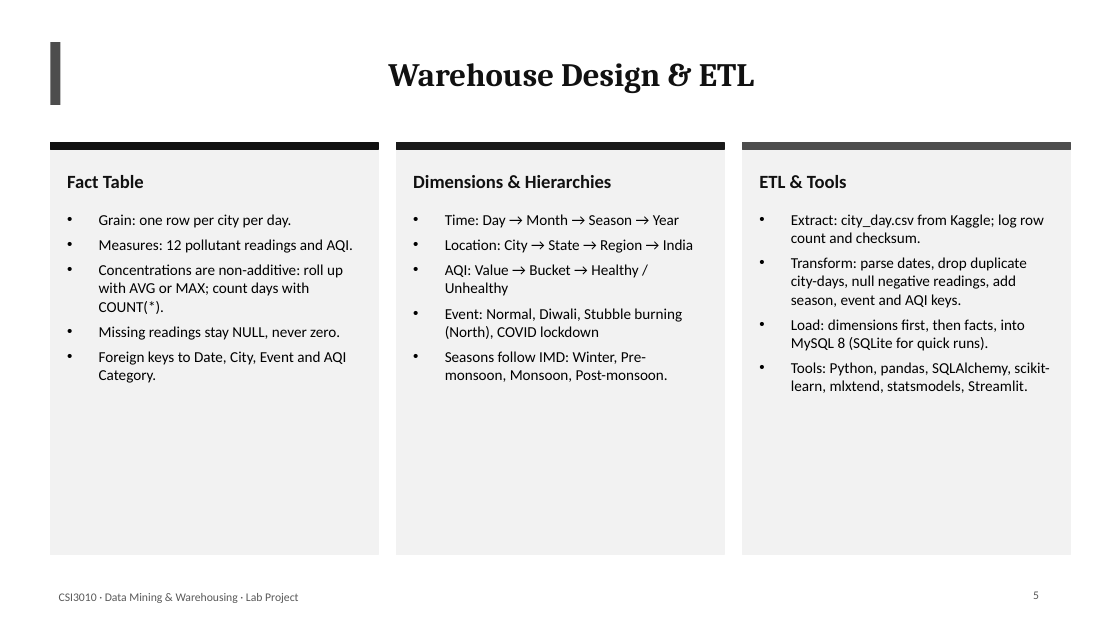
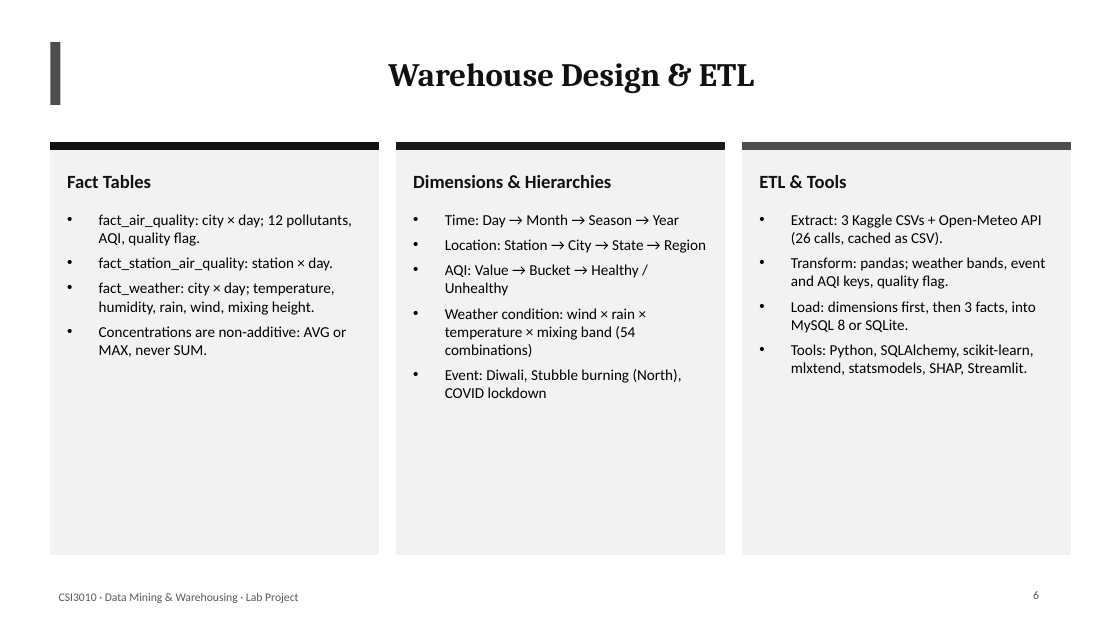
Before and after one commit to StutiArya2/breathing-cities-dwdm, a slide deck: slide 6 of docs/Breathing_Cities_DWDM.pptx (slide 5 before the commit). Drawn at 1120x630 pixels with LibreOffice and Linux fonts; fonts in the diff are those of the drawing. Boxes give left, top, right and bottom in pixels: in the first picture for what was removed or moved away, otherwise in the second. Text is boxed around its words. In the diff, an @@ line names an element or a change of style, - is before the commit and + after.

Commit message:
Real-data pipeline: weather source, fact constellation, experiments
- Add Open-Meteo weather as a second source (fact_weather, dim_weather_condition)
  and station-level drill-down (fact_station_air_quality, dim_station)
- Flag Ahmedabad's faulty CO sensor; cap AQI at 500
- New OLAP queries: station drill-down, weather dice, drill-across
- Classification vs persistence baseline with SHAP; context and co-pollution rules;
  weather-adjusted forecasting; lockdown and Diwali counterfactuals with placebo
- 10-tab dashboard, run_all.py, rewritten README and 20-slide deck with results

```diff
--- a/docs/Breathing_Cities_DWDM.pptx
+++ b/docs/Breathing_Cities_DWDM.pptx
@@ text at <box>67,175,151,188</box>: text changed @@
-Fact Table
+Fact Tables
@@ text at <box>99,214,352,357</box>: text changed @@
-• Grain: one row per city per day.
-• Measures: 12 pollutant readings and AQI.
-• Concentrations are non-additive: roll up with AVG or MAX; count days with COUNT(*).
-• Missing readings stay NULL, never zero.
-• Foreign keys to Date, City, Event and AQI Category.
+• fact_air_quality: city × day; 12 pollutants, AQI, quality flag.
+• fact_station_air_quality: station × day.
+• fact_weather: city × day; temperature, humidity, rain, wind, mixing height.
+• Concentrations are non-additive: AVG or MAX, never SUM.
@@ text at <box>445,239,706,253</box>: text changed @@
-• Location: City → State → Region → India
+• Location: Station → City → State → Region
@@ text at <box>791,214,1046,375</box>: text changed @@
-• Extract: city_day.csv from Kaggle; log row count and checksum.
-• Transform: parse dates, drop duplicate city-days, null negative readings, add season, event and AQI keys.
-• Load: dimensions first, then facts, into MySQL 8 (SQLite for quick runs).
-• Tools: Python, pandas, SQLAlchemy, scikit-learn, mlxtend, statsmodels, Streamlit.
+• Extract: 3 Kaggle CSVs + Open-Meteo API (26 calls, cached as CSV).
+• Transform: pandas; weather bands, event and AQI keys, quality flag.
+• Load: dimensions first, then 3 facts, into MySQL 8 or SQLite.
+• Tools: Python, SQLAlchemy, scikit-learn, mlxtend, statsmodels, SHAP, Streamlit.
@@ text at <box>445,308,682,398</box>: text changed @@
-• Event: Normal, Diwali, Stubble burning (North), COVID lockdown
-• Seasons follow IMD: Winter, Pre-monsoon, Monsoon, Post-monsoon.
+• Weather condition: wind × rain × temperature × mixing band (54 combinations)
+• Event: Diwali, Stubble burning (North), COVID lockdown
@@ page number at <box>1033,591,1039,599</box>: text changed @@
-5
+6
```
Also in this commit, not shown: 9 other slides changed, 9 slides added, 18 other files.
